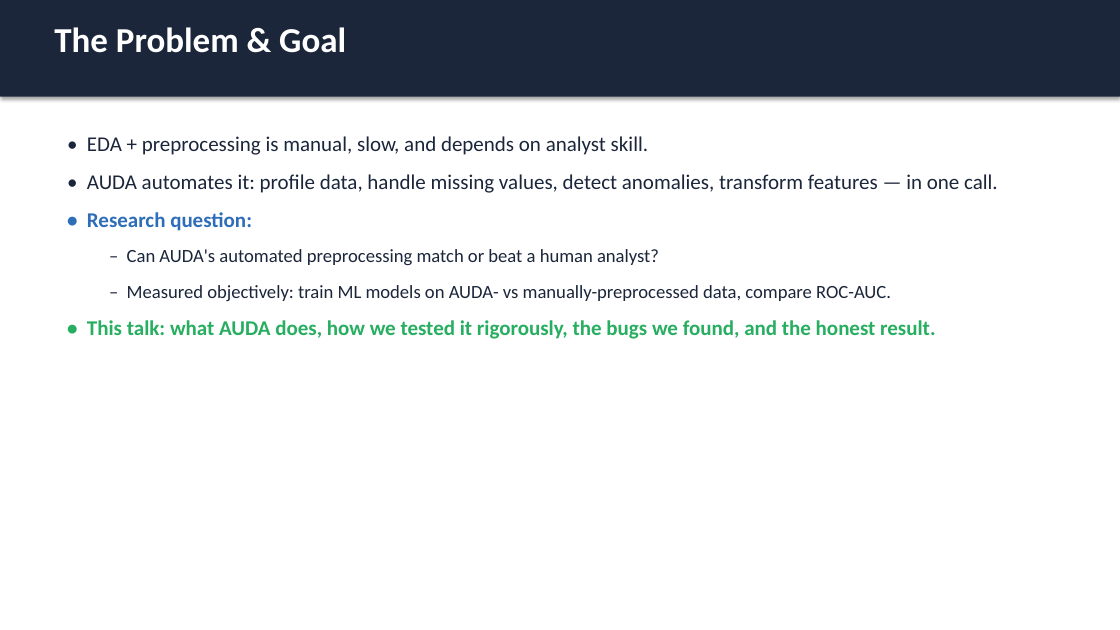
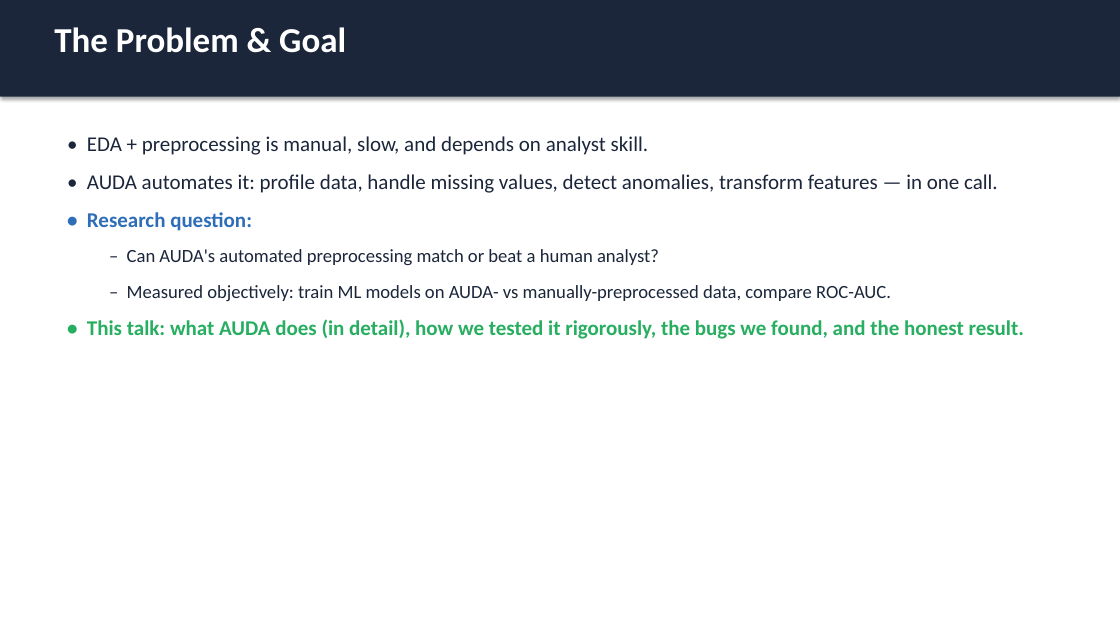
Before and after one commit to Delixx07/auto-eda-agent, a slide deck: slide 2 of AUDA_Project_Presentation.pptx. Drawn at 1120x630 pixels with LibreOffice and Linux fonts; fonts in the diff are those of the drawing. Boxes give left, top, right and bottom in pixels: in the first picture for what was removed or moved away, otherwise in the second. Text is boxed around its words. In the diff, an @@ line names an element or a change of style, - is before the commit and + after.

```diff
--- a/AUDA_Project_Presentation.pptx
+++ b/AUDA_Project_Presentation.pptx
@@ text at bbox=[87, 319, 1024, 339]: text changed @@
-• This talk: what AUDA does, how we tested it rigorously, the bugs we found, and the honest result.
+• This talk: what AUDA does (in detail), how we tested it rigorously, the bugs we found, and the honest result.
```
Also in this commit, not shown: 2 other slides changed, 5 slides added, 2 other files.
